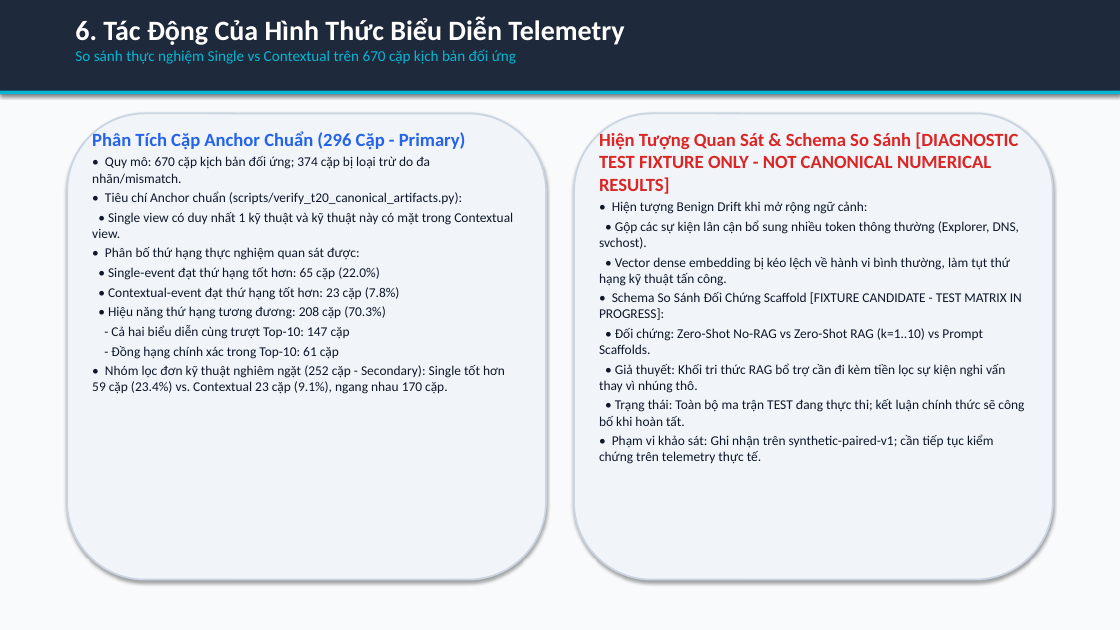
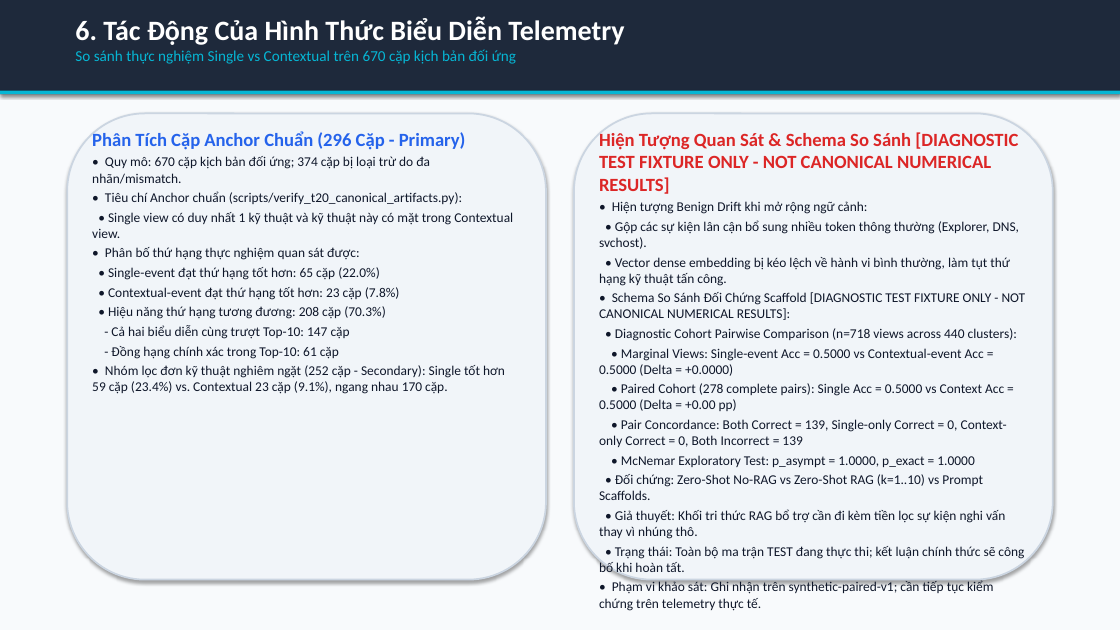
Before and after one commit to habachcp6/RAG2ATTCK, a slide deck: slide 7 of reports/evidence/fixture_populated_slides.pptx. Drawn at 1120x630 pixels with LibreOffice and Linux fonts; fonts in the diff are those of the drawing. Boxes give left, top, right and bottom in pixels: in the first picture for what was removed or moved away, otherwise in the second. Text is boxed around its words. In the diff, an @@ line names an element or a change of style, - is before the commit and + after.

```diff
--- a/reports/evidence/fixture_populated_slides.pptx
+++ b/reports/evidence/fixture_populated_slides.pptx
@@ text at [599, 292, 1026, 467]: text changed @@
-• Schema So Sánh Đối Chứng Scaffold [FIXTURE CANDIDATE - TEST MATRIX IN PROGRESS]:
+• Schema So Sánh Đối Chứng Scaffold [DIAGNOSTIC TEST FIXTURE ONLY - NOT CANONICAL NUMERICAL RESULTS]:
+• Diagnostic Cohort Pairwise Comparison (n=718 views across 440 clusters):
+• Marginal Views: Single-event Acc = 0.5000 vs Contextual-event Acc = 0.5000 (Delta = +0.0000)
+• Paired Cohort (278 complete pairs): Single Acc = 0.5000 vs Context Acc = 0.5000 (Delta = +0.00 pp)
+• Pair Concordance: Both Correct = 139, Single-only Correct = 0, Context-only Correct = 0, Both Incorrect = 139
+• McNemar Exploratory Test: p_asympt = 1.0000, p_exact = 1.0000
```
Also in this commit, not shown: 4 other slides changed, 12 other files.
